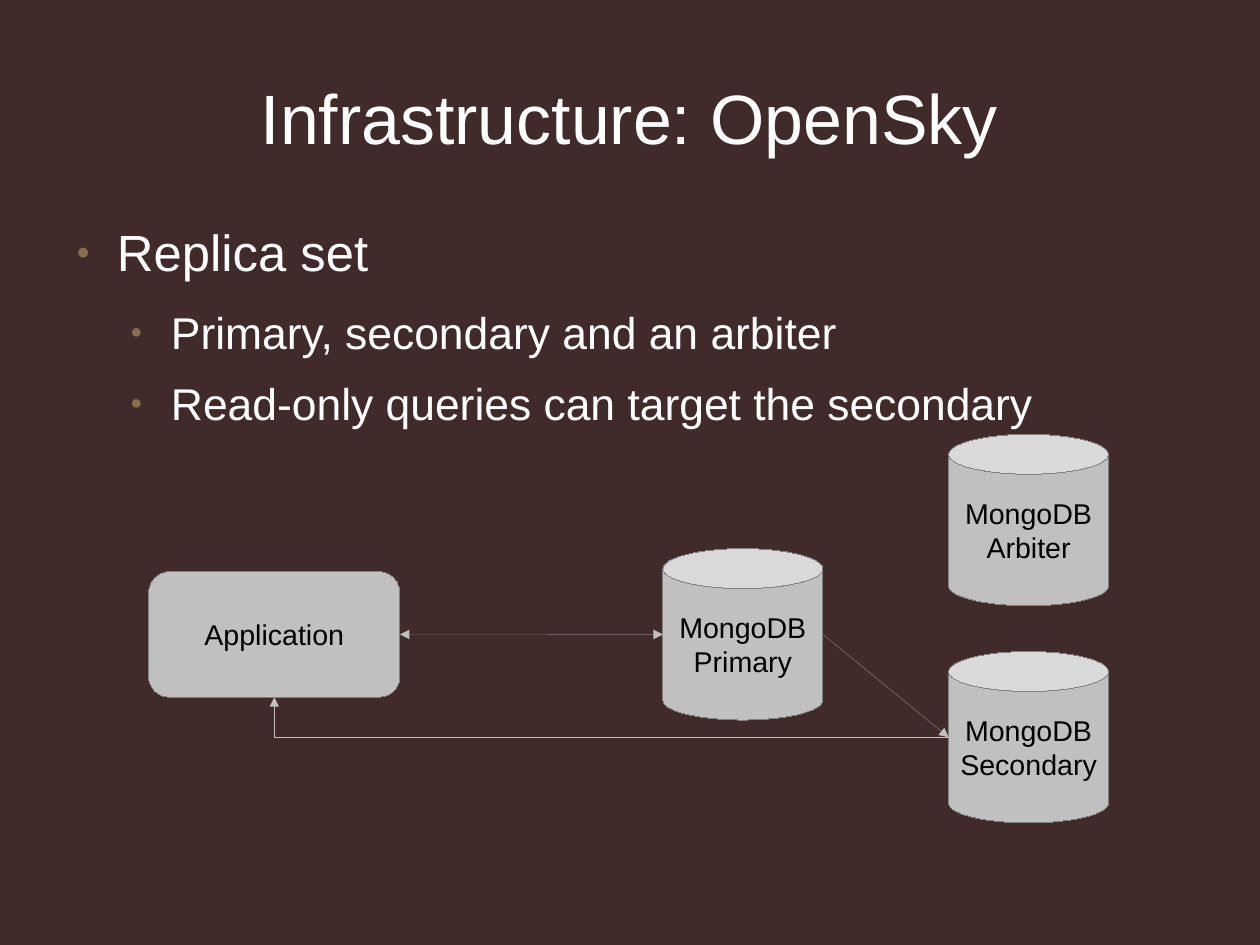
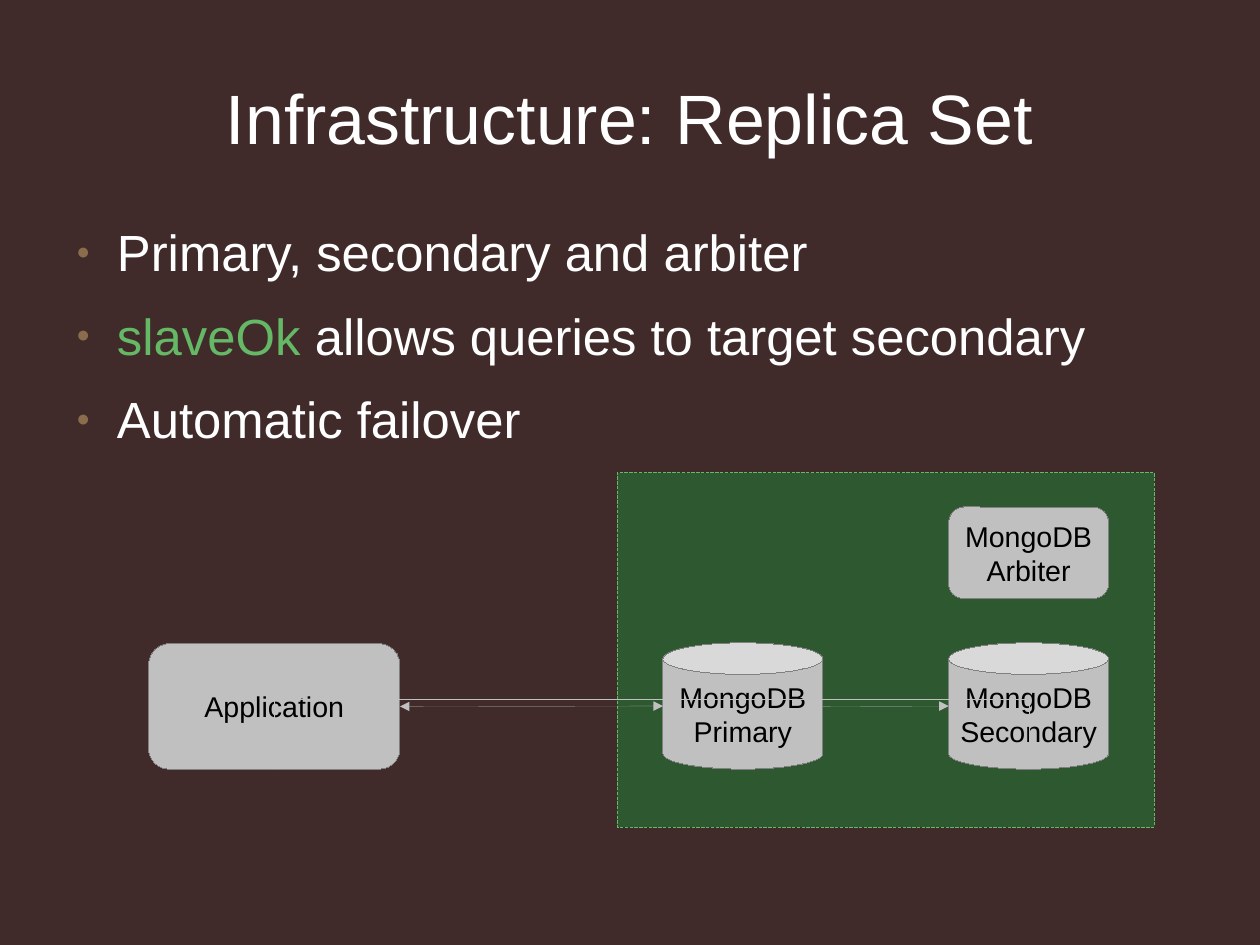
Before and after one commit to jmikola/slides, a slide deck: slide 4 of 20120607-symfony_live/using_mongodb_responsibly.odp. Drawn at 1260x945 pixels with LibreOffice and Linux fonts; fonts in the diff are those of the drawing; background and template pictures are left out. Boxes give left, top, right and bottom in pixels: in the first picture for what was removed or moved away, otherwise in the second. Text is boxed around its words. In the diff, an @@ line names an element or a change of style, - is before the commit and + after.

```diff
--- a/20120607-symfony_live/using_mongodb_responsibly.odp
+++ b/20120607-symfony_live/using_mongodb_responsibly.odp
@@ title at (x1=226, y1=93, x2=1033, y2=157): text changed @@
-Infrastructure: OpenSky
+Infrastructure: Replica Set
@@ text at (x1=117, y1=234, x2=1085, y2=439): text changed; size 28 to 32 pt @@
-● Replica set
-  ● Primary, secondary and an arbiter
-  ● Read-only queries can target the secondary
+● Primary, secondary and arbiter
+● slaveOk allows queries to target secondary
+● Automatic failover
@@ rectangle added at (x1=617, y1=473, x2=1155, y2=828), fill #1D8534 at 50% opacity, outline #65B866 0 pt @@
@@ rounded rectangle "MongoDB" resized from (x1=949, y1=434, x2=1109, y2=606) to (x1=949, y1=508, x2=1109, y2=599) @@
@@ rounded rectangle "MongoDB" at (x1=949, y1=508, x2=1109, y2=599): cylinder to rounded rectangle @@
@@ rounded rectangle "Application" moved from (x1=149, y1=572, x2=400, y2=697) to (x1=149, y1=644, x2=400, y2=769) @@
@@ cylinder "MongoDB Primary" resized from (x1=663, y1=549, x2=823, y2=720) to (x1=663, y1=643, x2=823, y2=769) @@
@@ cylinder "MongoDB Secondary" resized from (x1=949, y1=652, x2=1109, y2=823) to (x1=949, y1=643, x2=1109, y2=769) @@
@@ double arrow moved from (400, 635) - (663, 635) to (400, 707) - (663, 707) @@
@@ arrow moved from (823, 635) - (949, 737) to (823, 707) - (949, 707) @@
@@ elbow arrow moved from (949, 737) - (274, 697) to (274, 769) - (1029, 769) @@
```
Also in this commit, not shown: 7 other slides changed, 40 slides added, 1 slide removed, 3 other files.
